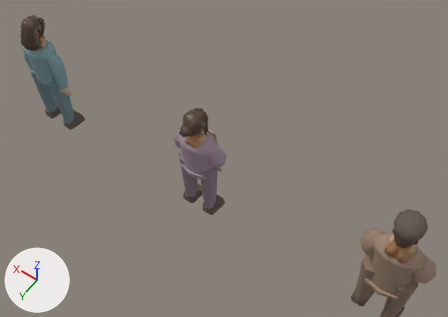
A saved change to the glTF model game/assets/generated/urman_character_kit.glb.
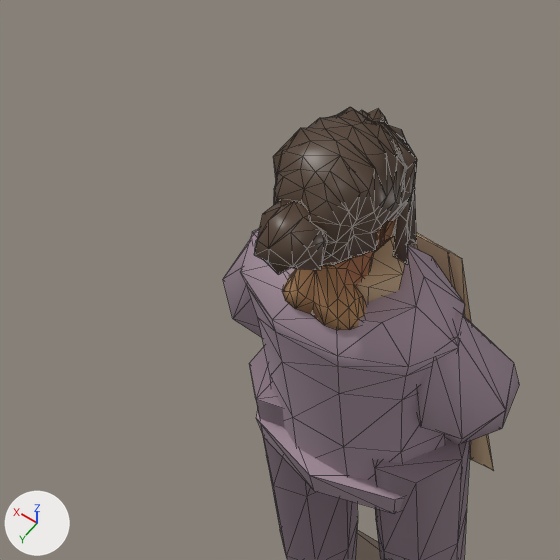
There are two pictures of each version: one from a camera (50 mm lens) standing at (-0.359, 3.357, 6.451) and looking at (1.964, 0.104, 1.34), one close up on the part from 30% to 52% of the width and 28% to 59% of the height. Arrows for +X, +Y and +Z are at lower left; the lights stay in place. The first two pictures are the older version. The close-ups show mesh edges as thin lines. Objects named as collision shapes, trigger or cutter boxes, shadow casters or lower levels of detail are left out. Where no turn or scale is listed for an object, it has been applied to the vertices.

The first close-up shows 'Gulsina_ApronFront_LOD0', 'Gulsina_Body_LOD0', 'Gulsina_CoatHem_LOD0', 'Gulsina_Hair_LOD0', 'Gulsina_Head_LOD0', 'Gulsina_ScarfBand_LOD0', 'Gulsina_SleeveLeft_LOD0', 'Gulsina_SleeveRight_LOD0', 'Gulsina_TrouserLeft_LOD0', 'Gulsina_TrouserRight_LOD0' and 1 more.
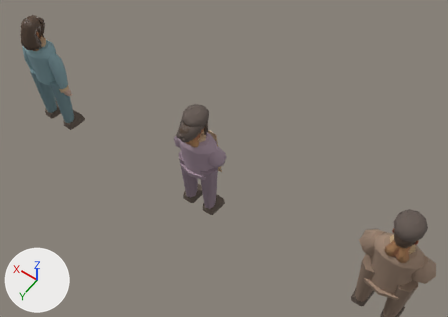
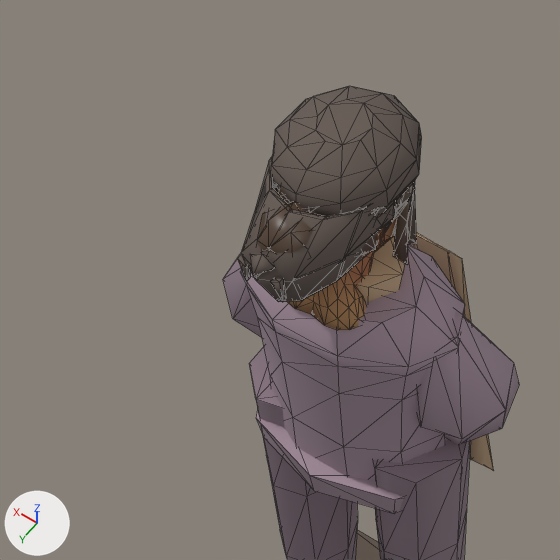
Where the change shows, as pixel boxes [x1, y1, x2, y2] in the close-ups (560 x 560 px):
'Gulsina_Hat_LOD0', added: after [237, 86, 422, 302]
'Gulsina_Hair_LOD0', unchanged, covered by the edit: before [254, 107, 417, 275]; after [257, 181, 417, 265]

Edits to the bpy script that builds the scene:
```text
Add me_gulsina_hat_lod0mesh:
    me_gulsina_hat_lod0mesh.from_pydata(...)  # 110 vertices, 200 faces; spans x -0.133..0.133, y -0.154..0.287, z -0.23..0.068
    me_gulsina_hat_lod0mesh.materials.append(mat_stylizedhair)  # brown #655952
Add ob_gulsina_hat_lod0:
    ob_gulsina_hat_lod0 = bpy.data.objects.new('Gulsina_Hat_LOD0', me_gulsina_hat_lod0mesh)
    ob_gulsina_hat_lod0.location = (2.4, 0.0, 1.643)
```
